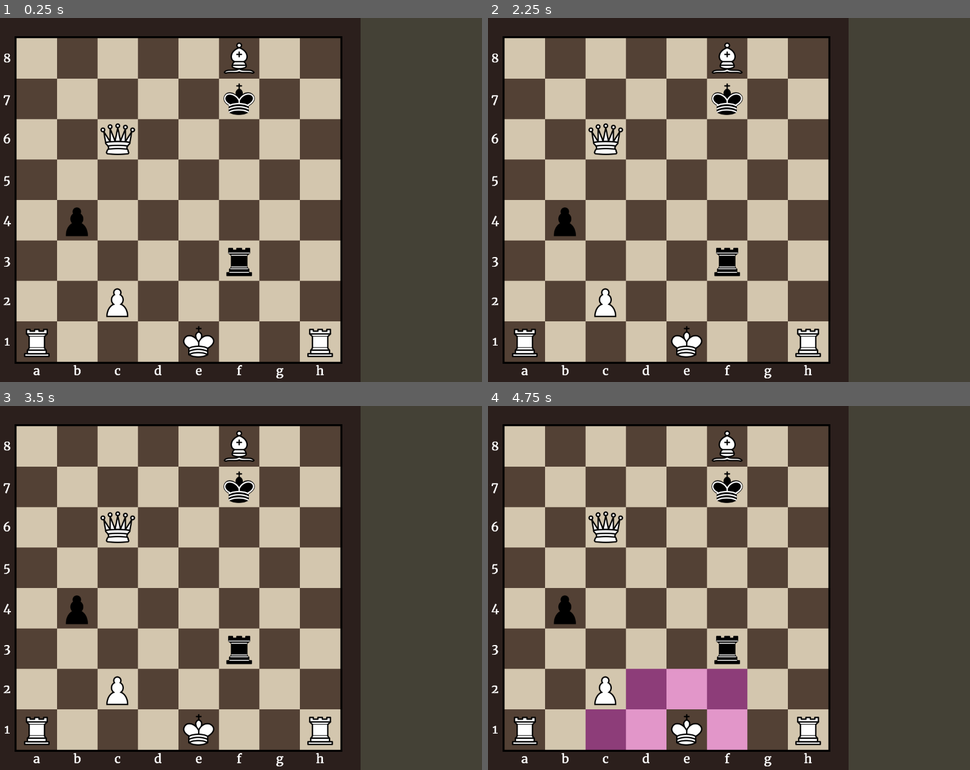
Above: before the commit, frames 1-4 (two rows, left to right).
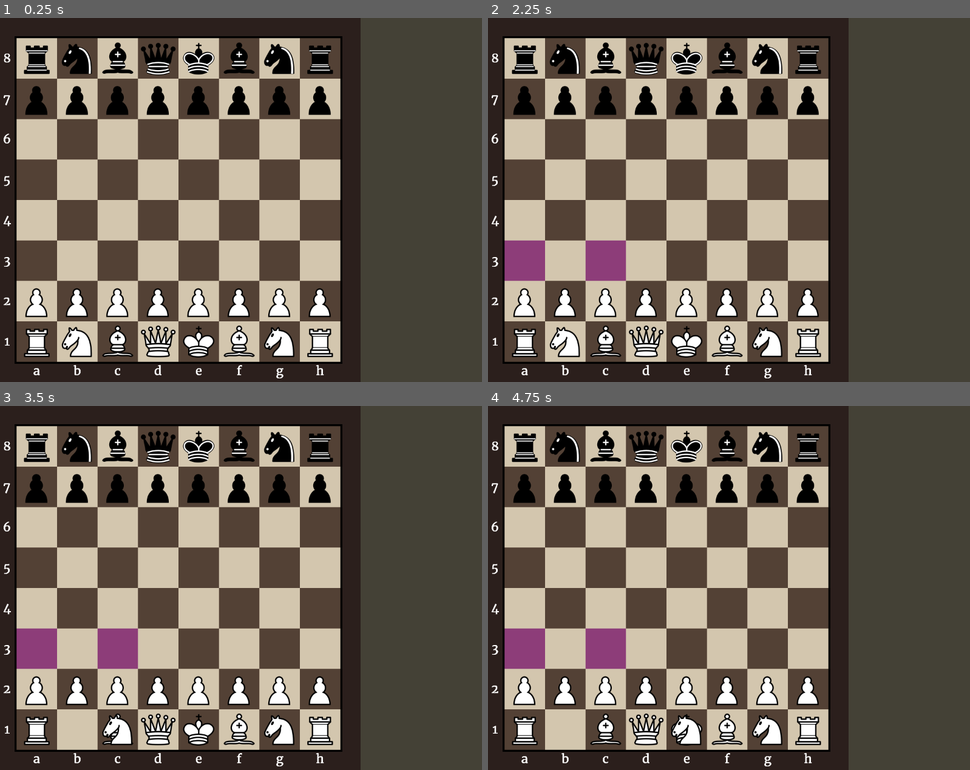
Above: after the commit, the same moments.

Repository: Hunter-1/Godot-Chess
Game: Godot game, scene res://game.tscn
Same seed, same stepped clock (60 frames per second), same inputs: the game is played once before the commit and once after it.
Inputs (mouse positions are in pixels of both pictures, inside the frame that each line leads up to):
- Up to frame 1 (0.25 s): no input
- Up to frame 2 (2.25 s): tap Enter at 0.5, 2 s; move the mouse to (526, 341) at 0.52 s; press the mouse at (526, 341) at 0.53 s; tap Space at 1.25 s; release the mouse at (526, 341) at 1.28 s; click (526, 341) at 1.35 s; move the mouse to (565, 341) at 2.02 s; press the mouse at (565, 341) at 2.03 s
- Up to frame 3 (3.5 s): tap Space at 2.75 s; move the mouse to (115, 729) at 2.77 s; release the mouse at (115, 729) at 2.78 s; click (115, 729) at 2.85 s
- Up to frame 4 (4.75 s): tap Enter at 3.5 s; move the mouse to (647, 729) at 3.52 s; press the mouse at (647, 729) at 3.53 s; tap Space at 4.25 s; move the mouse to (685, 729) at 4.27 s; release the mouse at (685, 729) at 4.28 s; click (685, 729) at 4.35 s

The runs differ from the first frame. In frame 1, 8.7% of the frame differs, in the area x 4-70%, y 6-94%; in frame 2, 11%; in frame 3, 10%; in frame 4, 14%, in the area x 3-70%, y 6-95%.

Commit message:
Implemented Basic Checkmate and Stalemate

Diff:
--- a/BoardState_Tester.gd
+++ b/BoardState_Tester.gd
@@ -7,14 +7,12 @@
 	Squares = inputSquares
 
 func move_piece(oldRow: int, oldCol: int, newRow: int, newCol: int):
-	print("OLD Location: " + str(Squares[oldRow][oldCol].get_boardPosition()))
-	print("NEW Location: " + str(Squares[newRow][newCol].get_boardPosition()))
 	var color = Squares[oldRow][oldCol].get_piece().get_pieceColor()
 	var captured_piece
 	if Squares[newRow][newCol].get_piece() != null:
 		captured_piece = remove_piece(newRow, newCol)
 	add_piece(remove_piece(oldRow,oldCol),newRow, newCol)
-
+	reset_moves()
 	var check = check_check(color)
 	add_piece(remove_piece(newRow,newCol),oldRow, oldCol)
 	if captured_piece != null:
@@ -40,8 +38,9 @@
 			if square.get_piece() != null:
 				var piece = square.get_piece()
 				if piece.get_pieceType() == 0 && piece.get_pieceColor() == color:
-					if square.get_threatened_by_opposite(color):
+					if square.get_threatened_by_opposite(piece.get_pieceColor()):
 						return true
+	return false
 
 func run_movement_check():
 	for i in range(size):
@@ -91,8 +90,7 @@
 				if square.get_piece().get_pieceColor() != piece.get_pieceColor():
 					if type != 5 || i > 0 && i < 3:
 						piece.add_legal_move(tempPosition)
-				if square.get_piece().get_pieceType() != 0 || square.get_piece().get_pieceColor() == piece.get_pieceColor():
-					break
+				break
 			if type == 5 && i == 3 && piece.get_has_moved() == false:
 				var middlePosition = tempPosition - Vector2i(0,direction)
 				if Squares[middlePosition.y][middlePosition.x].get_piece() == null:
@@ -104,43 +102,17 @@
 			if type == 0 || type == 3 || type == 5:
 				break
 			tempPosition += vector
-	if type == 0 && !piece.get_has_moved():
-		castle_check(boardPosition, piece)
 
-func castle_check(boardPosition: Vector2i, piece):
-	var vectors = []
-	vectors.append(Vector2i(1,0))
-	vectors.append(Vector2i(-1,0))
-	for i in range(0,vectors.size()):
-		var vector = vectors[i]
-		var castle_count = 0
-		var tempPosition = boardPosition
-		tempPosition += vector
-		while (tempPosition.x <= 7 &&
-		tempPosition.x >= 0 &&
-		tempPosition.y <= 7 &&
-		tempPosition.y >= 0):
-			var square = Squares[tempPosition.y][tempPosition.x]
-			if square.get_piece() != null:
-				if square.get_piece().get_pieceType() != 4:
-					break
-				elif !square.get_piece().get_has_moved():
-					tempPosition = boardPosition
-					tempPosition += vector
-					tempPosition += vector
-					square = Squares[tempPosition.y][tempPosition.x]
-					piece.add_legal_move(tempPosition)
-					piece.add_castle_move(tempPosition,castle_count)
-					break
-			if square.get_threatened_by_opposite(piece.get_pieceColor()) && castle_count < 2:
-				break
-			castle_count += 1
-			tempPosition += vector
 
 func reset_moves():
-	get_tree().call_group("pieces", "empty_legal_moves")
-	get_tree().call_group("pieces", "empty_en_passant_moves")
-	get_tree().call_group("pieces", "empty_castle_moves")
+	for i in range(size):
+		for j in range(size):
+			var square = Squares[i][j]
+			if square.get_piece() != null:
+				var piece = square.get_piece()
+				piece.empty_legal_moves()
+				piece.empty_en_passant_moves()
+				piece.empty_castle_moves()
 	run_movement_check()
 	set_threatened_squares()
 
@@ -150,6 +122,9 @@
 			var square = Squares[i][j]
 			square.set_threatened_by_white(false)
 			square.set_threatened_by_black(false)
+	for i in range(size):
+		for j in range(size):
+			var square = Squares[i][j]
 			if square.get_piece() != null:
 				var piece = square.get_piece()
 				var color = piece.get_pieceColor()
--- a/board.gd
+++ b/board.gd
@@ -52,7 +52,7 @@
 			add_child(letMarking)
 
 		Squares.append(row)
-	test_positions()
+	starting_positions()
 	reset_moves()
 	reset_moves()
 
@@ -180,7 +180,6 @@
 
 func _on_no_piece(boardPosition: Vector2i):
 	if picked_up_boardPosition == boardPosition:
-		print(picked_up_piece.get_legal_moves())
 		picked_up_piece.set_is_picked_up(false)
 		is_piece_picked_up = false
 		picked_up_boardPosition = Vector2i.ZERO
@@ -295,7 +294,6 @@
 
 
 func _after_place_piece(color):
-	var start_time = Time.get_ticks_msec()
 	play_random_sound()
 	if picked_up_piece != null:
 		picked_up_piece.set_is_picked_up(false)
@@ -319,10 +317,8 @@
 	elif (color == 1):
 		log_entry.set_check(white_in_check)
 	$Log.append_log(log_entry)
-	reset_moves()
 	get_tree().call_group("pieces", "empty_illegal_moves")
-	#calculate_illegal_moves()
-	reset_moves()
+	calculate_illegal_moves()
 	for i in range(size):
 		for j in range(size):
 			if Squares[i][j].get_piece() != null:
@@ -330,12 +326,26 @@
 				var illegal_moves = piece.get_illegal_moves()
 				for move in illegal_moves:
 					piece.remove_legal_move(move)
-	var end_time = Time.get_ticks_msec()
-	print(end_time - start_time)
-
-#TODO: Remove legal moves after every space has been checked
-#Create a list of illegal moves first then remove?
-
+	test_check_stale()
+
+func test_check_stale():
+	if !has_legal_moves(turn_count % 2):
+		if get_check(turn_count % 2):
+			print("checkmate")
+		else:
+			print("stalemate")
+
+func has_legal_moves(color:int):
+	var check = false
+	var squares = get_tree().get_nodes_in_group("squares")
+	for square in squares:
+		if square.get_piece() != null:
+			var piece = square.get_piece()
+			if piece.get_pieceColor() == color:
+				var legal_moves = piece.get_legal_moves()
+				if legal_moves.size() > 0:
+					check = true
+	return check
 func calculate_illegal_moves():
 	for i in range(size):
 		for j in range(size):
@@ -348,7 +358,8 @@
 				for move in temp_legal_moves:
 					tempSquares = Squares.duplicate(true)
 					$BoardState_Tester.set_squares(tempSquares)
-					if $BoardState_Tester.move_piece(BoardPosition.y,BoardPosition.x,move.y,move.x):
+					var check = $BoardState_Tester.move_piece(BoardPosition.y,BoardPosition.x,move.y,move.x)
+					if check:
 						piece.add_illegal_move(move)
 
 
@@ -371,6 +382,12 @@
 		white_in_check = boolean
 	if color == 1:
 		black_in_check = boolean
+
+func get_check(color: int):
+	if color == 0:
+		return white_in_check
+	if color == 1:
+		return black_in_check
 
 func reset_moves():
 	get_tree().call_group("pieces", "empty_legal_moves")
--- a/square.gd
+++ b/square.gd
@@ -106,8 +106,7 @@
 					piece.set_is_picked_up(true)
 					emit_signal("piece_clicked",boardPosition,piece)
 			else:
-				print(get_threatened_by_white())
-				print(get_threatened_by_black())
+				pass
 		else:
 			if (is_pickable):
 				if (piece == null):
